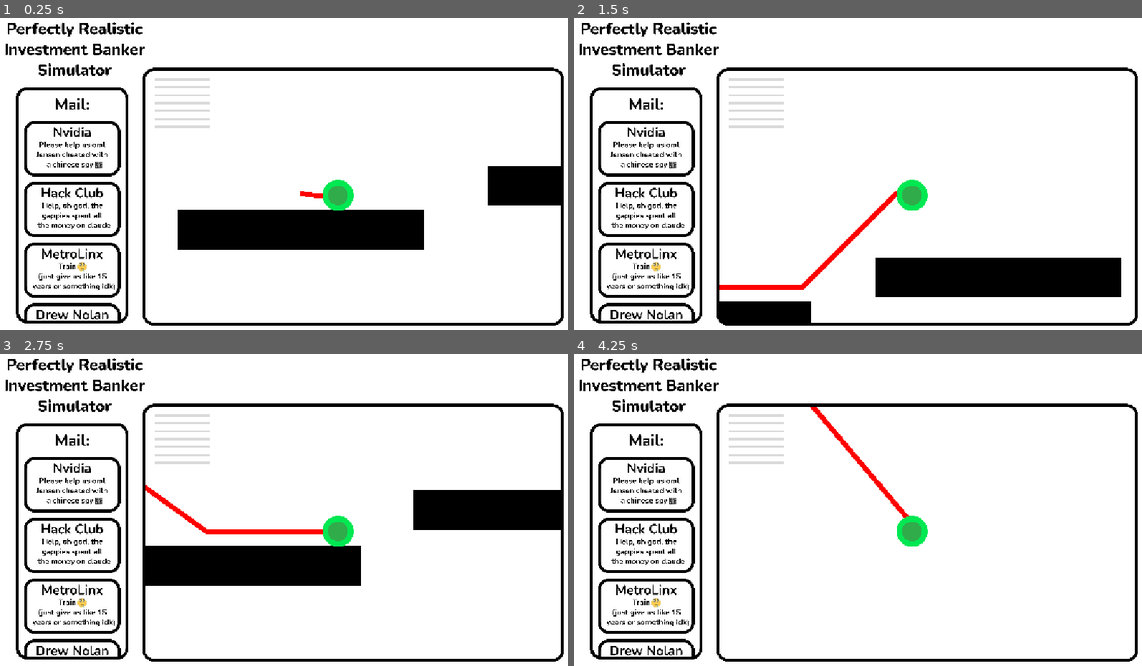
Above: before the commit, frames 1-4 (two rows, left to right).
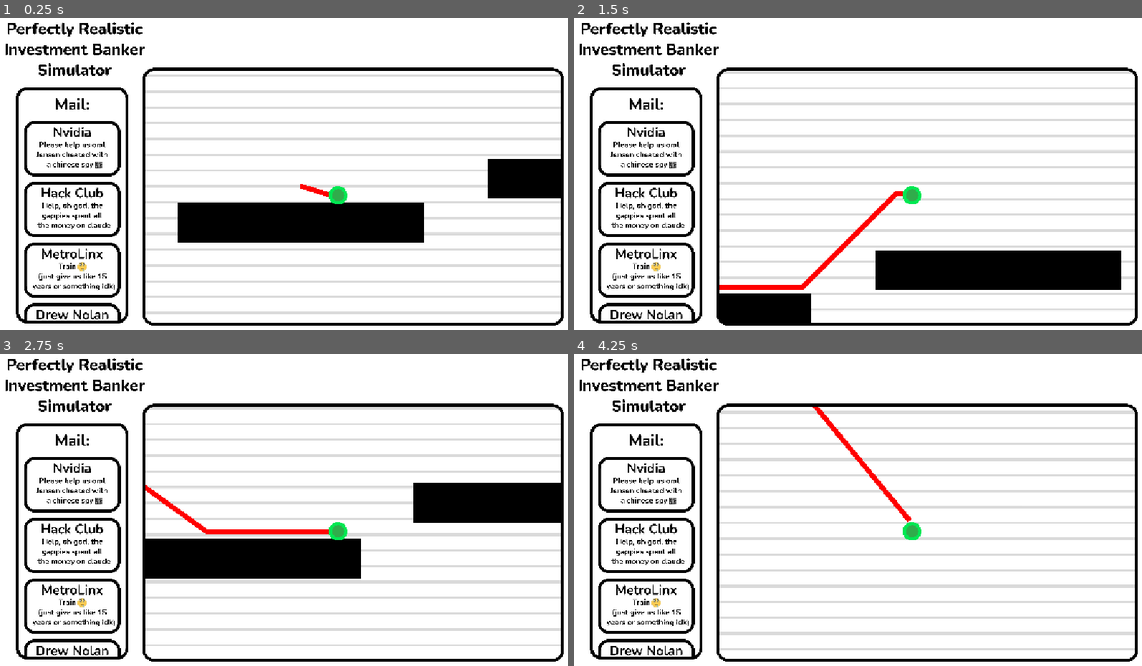
Above: after the commit, the same moments.

Repository: thirtyseventh-xyz/haven
Game: Godot game, scene res://levels/level_1.tscn
Same seed, same stepped clock (60 frames per second), same inputs: the game is played once before the commit and once after it. The engine's default icon, where the game draws it, is replaced by a stand-in: a white triangle on a blue panel in a dark square.
Inputs:
- Up to frame 1 (0.25 s): no input
- Up to frame 2 (1.5 s): tap Enter at 0.5 s; tap Space at 0.77 s
- Up to frame 3 (2.75 s): tap Space at 1.52 s
- Up to frame 4 (4.25 s): tap Space at 3.02, 3.77 s

The runs differ from the first frame. In frame 1, 11% of the frame differs, in the area x 25-99%, y 18-95%; in frame 2, 11%; in frame 3, 11%; in frame 4, 10%.

Commit message:
Added the background lines :3

Diff:
--- a/assets/haven ui export 3 text.svg
+++ b/assets/haven ui export 3 text.svg
@@ -2,9 +2,9 @@
 <!-- Created with Inkscape (http://www.inkscape.org/) -->
 
 <svg
-   width="185.20799mm"
-   height="185.20799mm"
-   viewBox="0 0 185.20799 185.20799"
+   width="158.75mm"
+   height="158.75mm"
+   viewBox="0 0 158.75 158.75"
    version="1.1"
    id="svg1"
    inkscape:version="1.4.4 (dcaf3e7d9e, 2026-05-05)"
@@ -25,13 +25,29 @@
      inkscape:document-units="mm"
      inkscape:zoom="0.45195008"
      inkscape:cx="339.63928"
-     inkscape:cy="250.02761"
+     inkscape:cy="73.016914"
      inkscape:window-width="1920"
      inkscape:window-height="1131"
      inkscape:window-x="0"
      inkscape:window-y="0"
      inkscape:window-maximized="1"
-     inkscape:current-layer="layer1" />
+     inkscape:current-layer="layer1"
+     showgrid="false">
+    <inkscape:grid
+       id="grid1"
+       units="mm"
+       originx="0"
+       originy="0"
+       spacingx="0.99999998"
+       spacingy="0.99999998"
+       empcolor="#0099e5"
+       empopacity="0.30196078"
+       color="#0099e5"
+       opacity="0.14901961"
+       empspacing="5"
+       enabled="true"
+       visible="false" />
+  </sodipodi:namedview>
   <defs
      id="defs1">
     <rect
@@ -136,32 +152,16 @@
      inkscape:groupmode="layer"
      id="layer1">
     <path
-       d="m 0,0 v 4.1320475 4.131014 H 185.20782 V 4.1320475 0 Z"
-       style="stroke:#000000;stroke-width:0;stroke-linecap:round;stroke-linejoin:round;stroke-opacity:0;fill:#dadada;fill-opacity:1"
-       id="path8" />
-    <path
-       d="m 0,26.458333 v 4.132048 4.131014 h 185.20782 v -4.131014 -4.132048 z"
-       style="stroke:#000000;stroke-width:0;stroke-linecap:round;stroke-linejoin:round;stroke-opacity:0;fill:#dadada;fill-opacity:1"
+       d="m 0,26.458333 v 4.132048 4.131014 h 158.75 v -4.131014 -4.132048 z"
+       style="fill:#dadada;fill-opacity:1;stroke:#000000;stroke-width:0;stroke-linecap:round;stroke-linejoin:round;stroke-opacity:0"
        id="path7" />
     <path
-       d="m 0,52.916667 v 4.132047 4.131014 h 185.20782 v -4.131014 -4.132047 z"
-       style="stroke:#000000;stroke-width:0;stroke-linecap:round;stroke-linejoin:round;stroke-opacity:0;fill:#dadada;fill-opacity:1"
-       id="path6" />
-    <path
-       d="m 0,79.375 v 4.132048 4.131014 H 185.20782 V 83.507048 79.375 Z"
-       style="stroke:#000000;stroke-width:0;stroke-linecap:round;stroke-linejoin:round;stroke-opacity:0;fill:#dadada;fill-opacity:1"
+       d="m 0,79.375 v 4.132048 4.131014 H 158.75 V 83.507048 79.375 Z"
+       style="fill:#dadada;fill-opacity:1;stroke:#000000;stroke-width:0;stroke-linecap:round;stroke-linejoin:round;stroke-opacity:0"
        id="path5" />
     <path
-       d="m 0,105.83333 v 4.13205 4.13101 h 185.20782 v -4.13101 -4.13205 z"
-       style="stroke:#000000;stroke-width:0;stroke-linecap:round;stroke-linejoin:round;stroke-opacity:0;fill:#dadada;fill-opacity:1"
-       id="path4" />
-    <path
-       d="m 0,132.29167 v 4.13204 4.13102 h 185.20782 v -4.13102 -4.13204 z"
-       style="stroke:#000000;stroke-width:0;stroke-linecap:round;stroke-linejoin:round;stroke-opacity:0;fill:#dadada;fill-opacity:1"
+       d="m 0,132.29167 v 4.13204 4.13102 h 158.75 v -4.13102 -4.13204 z"
+       style="fill:#dadada;fill-opacity:1;stroke:#000000;stroke-width:0;stroke-linecap:round;stroke-linejoin:round;stroke-opacity:0"
        id="path3" />
-    <path
-       d="m 0,158.75 v 4.13205 4.13101 H 185.20782 V 162.88205 158.75 Z"
-       style="stroke:#000000;stroke-width:0;stroke-linecap:round;stroke-linejoin:round;stroke-opacity:0;fill:#dadada;fill-opacity:1"
-       id="path2" />
   </g>
 </svg>
--- a/assets/haven ui export 3.svg
+++ /dev/null
@@ -1,167 +0,0 @@
-<?xml version="1.0" encoding="UTF-8" standalone="no"?>
-<!-- Created with Inkscape (http://www.inkscape.org/) -->
-
-<svg
-   width="185.20799mm"
-   height="185.20799mm"
-   viewBox="0 0 185.20799 185.20799"
-   version="1.1"
-   id="svg1"
-   inkscape:version="1.4.4 (dcaf3e7d9e, 2026-05-05)"
-   sodipodi:docname="haven ui export 3.svg"
-   xmlns:inkscape="http://www.inkscape.org/namespaces/inkscape"
-   xmlns:sodipodi="http://sodipodi.sourceforge.net/DTD/sodipodi-0.dtd"
-   xmlns="http://www.w3.org/2000/svg"
-   xmlns:svg="http://www.w3.org/2000/svg">
-  <sodipodi:namedview
-     id="namedview1"
-     pagecolor="#ffffff"
-     bordercolor="#000000"
-     borderopacity="0.25"
-     inkscape:showpageshadow="2"
-     inkscape:pageopacity="0.0"
-     inkscape:pagecheckerboard="0"
-     inkscape:deskcolor="#d1d1d1"
-     inkscape:document-units="mm"
-     inkscape:zoom="0.63915393"
-     inkscape:cx="338.72904"
-     inkscape:cy="250.33093"
-     inkscape:window-width="1920"
-     inkscape:window-height="1131"
-     inkscape:window-x="0"
-     inkscape:window-y="0"
-     inkscape:window-maximized="1"
-     inkscape:current-layer="layer1" />
-  <defs
-     id="defs1">
-    <rect
-       x="4155.3262"
-       y="199.13702"
-       width="1367.4076"
-       height="516.13971"
-       id="rect8" />
-    <rect
-       x="1877.5201"
-       y="311.65314"
-       width="5191.6851"
-       height="425.67258"
-       id="rect5" />
-    <rect
-       x="170.45619"
-       y="805.79291"
-       width="1646.817"
-       height="405.54114"
-       id="rect7" />
-    <rect
-       x="170.45619"
-       y="805.79291"
-       width="1788.4417"
-       height="865.96521"
-       id="rect7-8" />
-    <rect
-       x="170.45619"
-       y="805.79291"
-       width="1646.817"
-       height="405.54114"
-       id="rect7-5" />
-    <rect
-       x="170.45619"
-       y="805.79291"
-       width="1729.2505"
-       height="722.57098"
-       id="rect7-5-7" />
-    <rect
-       x="170.45619"
-       y="805.79291"
-       width="1646.817"
-       height="405.54114"
-       id="rect7-5-9" />
-    <rect
-       x="170.45619"
-       y="805.79291"
-       width="1729.2505"
-       height="722.57098"
-       id="rect7-5-7-3" />
-    <rect
-       x="170.45619"
-       y="805.79291"
-       width="1646.817"
-       height="405.54114"
-       id="rect7-5-5" />
-    <rect
-       x="170.45619"
-       y="805.79291"
-       width="1729.2505"
-       height="722.57098"
-       id="rect7-5-7-6" />
-    <rect
-       x="170.45619"
-       y="805.79291"
-       width="1646.817"
-       height="405.54114"
-       id="rect7-5-9-1" />
-    <rect
-       x="170.45619"
-       y="805.79291"
-       width="1729.2505"
-       height="722.57098"
-       id="rect7-5-7-3-1" />
-    <rect
-       x="170.45619"
-       y="805.79291"
-       width="2465.5447"
-       height="337.61057"
-       id="rect7-5-3" />
-    <rect
-       x="170.45619"
-       y="805.79291"
-       width="2465.5447"
-       height="337.61057"
-       id="rect10" />
-    <rect
-       x="170.45619"
-       y="805.79291"
-       width="2465.5447"
-       height="337.61057"
-       id="rect7-5-3-7" />
-    <rect
-       x="170.45619"
-       y="805.79291"
-       width="2465.5447"
-       height="337.61057"
-       id="rect7-5-3-9" />
-  </defs>
-  <g
-     inkscape:label="Layer 1"
-     inkscape:groupmode="layer"
-     id="layer1">
-    <path
-       d="m 0,0 v 4.1320475 4.131014 H 185.20782 V 4.1320475 0 Z"
-       style="stroke:#000000;stroke-width:0;stroke-linecap:round;stroke-linejoin:round;stroke-opacity:0;fill:#dadada;fill-opacity:1"
-       id="path8" />
-    <path
-       d="m 0,26.458333 v 4.132048 4.131014 h 185.20782 v -4.131014 -4.132048 z"
-       style="stroke:#000000;stroke-width:0;stroke-linecap:round;stroke-linejoin:round;stroke-opacity:0;fill:#dadada;fill-opacity:1"
-       id="path7" />
-    <path
-       d="m 0,52.916667 v 4.132047 4.131014 h 185.20782 v -4.131014 -4.132047 z"
-       style="stroke:#000000;stroke-width:0;stroke-linecap:round;stroke-linejoin:round;stroke-opacity:0;fill:#dadada;fill-opacity:1"
-       id="path6" />
-    <path
-       d="m 0,79.375 v 4.132048 4.131014 H 185.20782 V 83.507048 79.375 Z"
-       style="stroke:#000000;stroke-width:0;stroke-linecap:round;stroke-linejoin:round;stroke-opacity:0;fill:#dadada;fill-opacity:1"
-       id="path5" />
-    <path
-       d="m 0,105.83333 v 4.13205 4.13101 h 185.20782 v -4.13101 -4.13205 z"
-       style="stroke:#000000;stroke-width:0;stroke-linecap:round;stroke-linejoin:round;stroke-opacity:0;fill:#dadada;fill-opacity:1"
-       id="path4" />
-    <path
-       d="m 0,132.29167 v 4.13204 4.13102 h 185.20782 v -4.13102 -4.13204 z"
-       style="stroke:#000000;stroke-width:0;stroke-linecap:round;stroke-linejoin:round;stroke-opacity:0;fill:#dadada;fill-opacity:1"
-       id="path3" />
-    <path
-       d="m 0,158.75 v 4.13205 4.13101 H 185.20782 V 162.88205 158.75 Z"
-       style="stroke:#000000;stroke-width:0;stroke-linecap:round;stroke-linejoin:round;stroke-opacity:0;fill:#dadada;fill-opacity:1"
-       id="path2" />
-  </g>
-</svg>
--- a/levels/level_1.tscn
+++ b/levels/level_1.tscn
@@ -1,5 +1,6 @@
 [gd_scene format=3 uid="uid://b2gnc4ufb6b04"]
 
+[ext_resource type="Texture2D" uid="uid://dcwq5opnas3mj" path="res://assets/haven ui export 3 text.svg" id="1_kx6l7"]
 [ext_resource type="PackedScene" uid="uid://8uqsydavrtke" path="res://objects/player/player.tscn" id="1_vn7o3"]
 [ext_resource type="Script" uid="uid://tghifcnl73av" path="res://levels/line_2d.gd" id="2_jirdo"]
 [ext_resource type="Texture2D" uid="uid://bmhlgy5k7bmw5" path="res://assets/player.svg" id="3_bt44k"]
@@ -10,6 +11,15 @@
 [sub_resource type="QuadMesh" id="QuadMesh_57e5w"]
 
 [node name="Node2D" type="Node2D" unique_id=1660641705]
+
+[node name="TextureRect" type="TextureRect" parent="." unique_id=194008310]
+offset_left = -44972.004
+offset_top = -25141.0
+offset_right = 573518.56
+offset_bottom = 317123.13
+scale = Vector2(0.159, 0.159)
+texture = ExtResource("1_kx6l7")
+stretch_mode = 1
 
 [node name="TestPlatform" type="StaticBody2D" parent="." unique_id=2018771496]
 position = Vector2(0, 72)
@@ -53,8 +63,11 @@
 
 [node name="Player" parent="." unique_id=1278515245 instance=ExtResource("1_vn7o3")]
 
+[node name="CollisionShape2D" parent="Player" index="0" unique_id=1612980490]
+scale = Vector2(0.55, 0.55)
+
 [node name="Sprite2D" parent="Player" index="1" unique_id=1767026703]
-scale = Vector2(0.165, 0.165)
+scale = Vector2(0.1, 0.1)
 texture = ExtResource("3_bt44k")
 
 [connection signal="new_line_point" from="Player" to="Line2D" method="new_point"]
--- a/objects/player/player.tscn
+++ b/objects/player/player.tscn
@@ -2,7 +2,6 @@
 
 [ext_resource type="Script" uid="uid://d4gh47prx2awy" path="res://objects/player/player.gd" id="1_g7ett"]
 [ext_resource type="Texture2D" uid="uid://uelvhslkv8pv" path="res://icon.svg" id="2_ssrue"]
-[ext_resource type="Texture2D" uid="uid://c484mla4fem2m" path="res://assets/haven ui export 3 text.svg" id="3_gnkmh"]
 [ext_resource type="FontFile" uid="uid://cq2bptet54w06" path="res://assets/Nunito-Bold.ttf" id="3_ow0dq"]
 [ext_resource type="Texture2D" uid="uid://cdmb8hdcrmaqe" path="res://assets/nvidia.png" id="3_xkryw"]
 [ext_resource type="Texture2D" uid="uid://knerau6getdw" path="res://assets/spacer.png" id="4_m4kly"]
@@ -121,12 +120,3 @@
 [node name="HavenUiExport1Text" type="Sprite2D" parent="Camera2D/Stock ui stuffs" unique_id=218079646]
 scale = Vector2(0.15874328, 0.1587457)
 texture = ExtResource("5_ow0dq")
-
-[node name="TextureRect" type="TextureRect" parent="Camera2D/Stock ui stuffs" unique_id=1712984811]
-layout_mode = 0
-offset_left = -263.99997
-offset_top = -192.99998
-offset_right = 436.00003
-offset_bottom = 507.0
-scale = Vector2(0.159, 0.159)
-texture = ExtResource("3_gnkmh")
Not shown, changed: assets/haven ui export 3 text.svg.import
Not shown, removed: assets/haven ui export 3.svg.import
